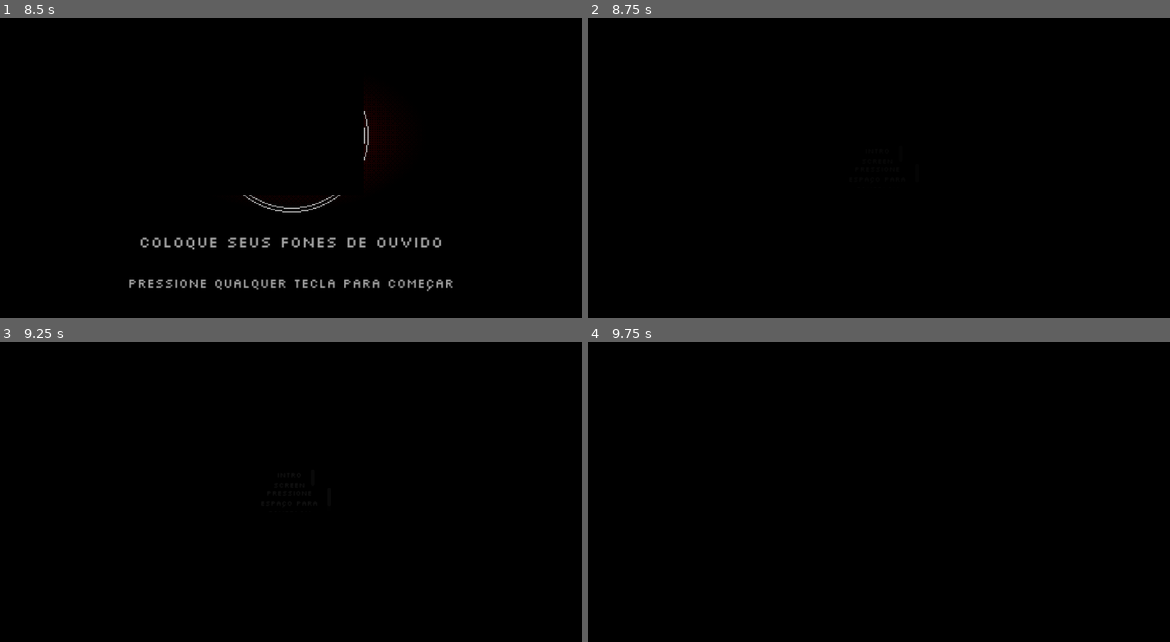
Above: before the commit, frames 1-4 (two rows, left to right).
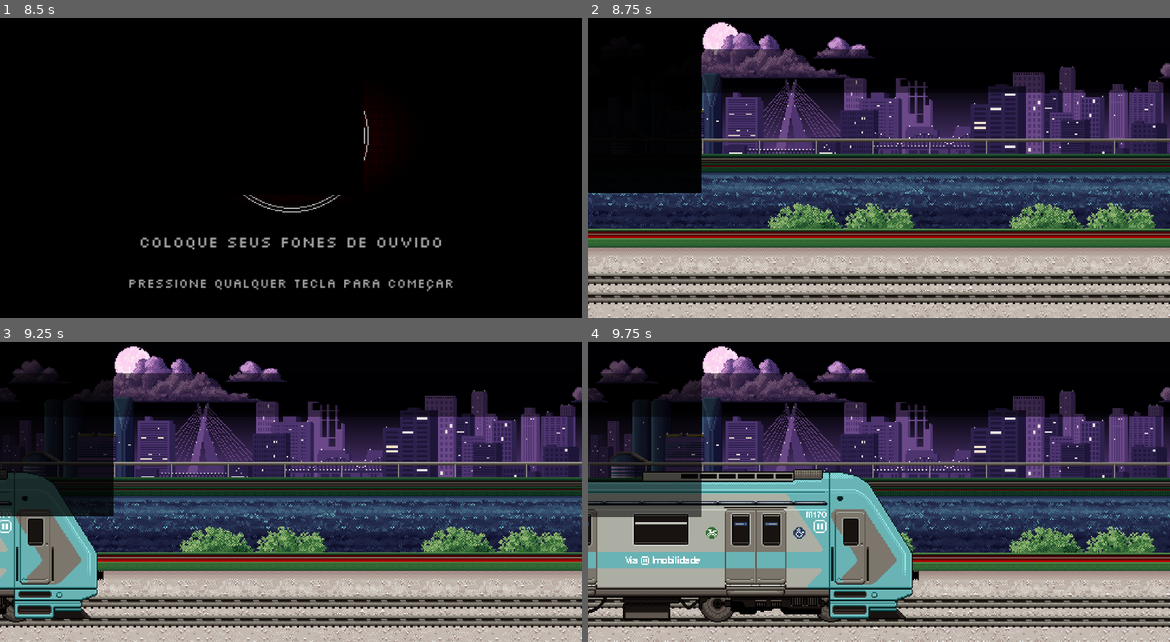
Above: after the commit, the same moments.

Repository: nawarian/imobilidade-urbana
Game: Godot game, scene res://game.tscn
The game is run twice, just before and just after one commit, with the same random seed, the same clock (stepped at 60 frames per second) and the same inputs.
Inputs:
- Up to frame 1 (8.5 s): tap Enter (ui_accept) at 0.5, 0.6, 0.77, 1.07, 1.35, 1.52, 1.82, 2.1, 2.85, 3.02, 3.32, 3.6, 3.77, 4.07, 4.25, 4.35, 4.52, 4.82, 5.1, 5.85, 6.02, 6.32, 6.6, 6.77, 7.07, 7.35, 7.52, 7.82, 8.1 s; hold Right (ui_right) 0.53-1.28 s; hold Left (ui_left) 1.28-2.03 s; hold Right (ui_right) 2.03-2.78 s; hold Up (ui_up) 2.78-3.53 s; hold Left (ui_left) 3.53-5.78 s; hold Right (ui_right) 5.78-6.53 s; hold Up (ui_up) 6.53-7.28 s; hold Right (ui_right) 7.28-8.03 s; hold Left (ui_left) from 8.03 s (still down)
- Up to frame 2 (8.75 s): keep holding Left (ui_left)
- Up to frame 3 (9.25 s): keep holding Left (ui_left); tap Space at 8.75 s; tap Enter (ui_accept) at 8.85, 9.02 s
- Up to frame 4 (9.75 s): tap Enter (ui_accept) at 9.32, 9.6 s; tap Space at 9.5 s; release Left (ui_left) at 9.53 s; hold Up (ui_up) from 9.53 s (still down)

Frame 1 is identical in both runs. In frame 2, 70% of the frame differs, in the area x 0-100%, y 1-100%; in frame 3, 73%; in frame 4, 73%.

Commit message:
save progress

Diff:
--- a/lang/translations.csv
+++ b/lang/translations.csv
@@ -1,3 +1,6 @@
 ID,pt_BR,en
 "ui.splash","[center]Pressione qualquer tecla para começar[/center]","[center]Press any key to start[/center]"
 "ui.put.headphones","[center]Coloque seus fones de ouvido[/center]","[center]Put your headphones on[/center]"
+"intro.text.0","[center]São Paulo, numa noite qualquer...[/center]","[center]São Paulo, any other night[/center]"
+"intro.text.1","[center]Enquanto uma parte da população dorme, outra volta pra casa no trenzão que rasga o silêncio da noite[/center]","[center]While a some citizens sleep, another returns to their homes in the train that cuts the silence of the night[/center]"
+"intro.text.2","[center]Até que...[/center]","[center]Until...[/center]"
--- a/scenes/intro/intro.gd
+++ /dev/null
@@ -1,7 +0,0 @@
-extends Control
-
-@onready var gameplay_scene: PackedScene = preload("res://scenes/gameplay/gameplay.tscn")
-
-func _process(delta):
-	if Input.is_action_just_released("ui_accept"):
-		SceneManager.change_to(gameplay_scene)
--- a/scenes/intro/intro.tscn
+++ b/scenes/intro/intro.tscn
@@ -1,6 +1,118 @@
-[gd_scene load_steps=2 format=3 uid="uid://b6ty6ioxqkwxm"]
-
-[ext_resource type="Script" path="res://scenes/intro/intro.gd" id="1_ttoj4"]
+[gd_scene load_steps=17 format=3 uid="uid://b6ty6ioxqkwxm"]
+
+[ext_resource type="Texture2D" uid="uid://dnlov4kcl7dl2" path="res://scenes/intro/parallax/fundo.png" id="2_qbncr"]
+[ext_resource type="Texture2D" uid="uid://mhcrr72r2i3y" path="res://scenes/intro/parallax/predios.png" id="3_eugmg"]
+[ext_resource type="Texture2D" uid="uid://dw23xcx5tcvmp" path="res://scenes/intro/parallax/train.png" id="3_qw5o6"]
+[ext_resource type="Texture2D" uid="uid://fw6vglh7qdgp" path="res://scenes/intro/parallax/lua.png" id="4_i3uoi"]
+[ext_resource type="Texture2D" uid="uid://b6uoj5jejwuj4" path="res://scenes/intro/parallax/nuvens.png" id="4_wbtre"]
+[ext_resource type="Texture2D" uid="uid://dowktwrocgw4b" path="res://scenes/intro/parallax/margem_oposta.png" id="5_l6ikx"]
+[ext_resource type="Texture2D" uid="uid://ciprbkukhhhjt" path="res://scenes/intro/parallax/rio.png" id="7_eup0l"]
+[ext_resource type="Texture2D" uid="uid://cfyp4tj0ncd1l" path="res://scenes/intro/parallax/ciclovia.png" id="7_q0hfg"]
+[ext_resource type="Texture2D" uid="uid://dfpea2ans8k7y" path="res://scenes/intro/parallax/arbustos.png" id="7_ttik3"]
+[ext_resource type="Texture2D" uid="uid://bds704qs2wsbe" path="res://scenes/intro/parallax/cascalho.png" id="8_fdl5a"]
+[ext_resource type="Texture2D" uid="uid://snxq2iqclu2e" path="res://scenes/intro/parallax/trilhos.png" id="11_vvfig"]
+[ext_resource type="Script" path="res://scenes/intro/train.gd" id="13_gi03u"]
+[ext_resource type="AudioStream" uid="uid://0kriutse3eiv" path="res://scenes/intro/intro-train-music.mp3" id="13_tdmau"]
+
+[sub_resource type="Animation" id="Animation_t7ijq"]
+resource_name = "train_intro"
+length = 25.0
+tracks/0/type = "value"
+tracks/0/imported = false
+tracks/0/enabled = true
+tracks/0/path = NodePath("ParallaxBackground/TextOverlay/Control/RichTextLabel:text")
+tracks/0/interp = 1
+tracks/0/loop_wrap = true
+tracks/0/keys = {
+"times": PackedFloat32Array(0, 6.33333, 9.9),
+"transitions": PackedFloat32Array(1, 1, 1),
+"update": 1,
+"values": ["intro.text.01", "intro.text.02", "intro.text.03"]
+}
+tracks/1/type = "value"
+tracks/1/imported = false
+tracks/1/enabled = true
+tracks/1/path = NodePath("ParallaxBackground/TextOverlay/Control:modulate:a")
+tracks/1/interp = 1
+tracks/1/loop_wrap = true
+tracks/1/keys = {
+"times": PackedFloat32Array(0, 1.9, 2.56667, 6.26667, 8.1, 9.73333, 11.4667),
+"transitions": PackedFloat32Array(1, 1, 1, 1, 1, 1, 1),
+"update": 0,
+"values": [0.0, 0.0, 1.0, 0.0, 1.0, 0.0, 1.0]
+}
+tracks/2/type = "audio"
+tracks/2/imported = false
+tracks/2/enabled = true
+tracks/2/path = NodePath("ParallaxBackground/TextOverlay/bgm")
+tracks/2/interp = 1
+tracks/2/loop_wrap = true
+tracks/2/keys = {
+"clips": [{
+"end_offset": 0.0,
+"start_offset": 0.0,
+"stream": ExtResource("13_tdmau")
+}],
+"times": PackedFloat32Array(0)
+}
+tracks/2/use_blend = true
+tracks/3/type = "value"
+tracks/3/imported = false
+tracks/3/enabled = true
+tracks/3/path = NodePath("ParallaxBackground/TextOverlay/bgm:volume_db")
+tracks/3/interp = 1
+tracks/3/loop_wrap = true
+tracks/3/keys = {
+"times": PackedFloat32Array(0, 1.93333),
+"transitions": PackedFloat32Array(1, 1),
+"update": 0,
+"values": [-22.486, 0.0]
+}
+
+[sub_resource type="Animation" id="Animation_b1g0v"]
+length = 0.001
+tracks/0/type = "value"
+tracks/0/imported = false
+tracks/0/enabled = true
+tracks/0/path = NodePath("ParallaxBackground/TextOverlay/Control/RichTextLabel:text")
+tracks/0/interp = 1
+tracks/0/loop_wrap = true
+tracks/0/keys = {
+"times": PackedFloat32Array(0),
+"transitions": PackedFloat32Array(1),
+"update": 1,
+"values": [""]
+}
+tracks/1/type = "value"
+tracks/1/imported = false
+tracks/1/enabled = true
+tracks/1/path = NodePath("ParallaxBackground/TextOverlay/Control:modulate:a")
+tracks/1/interp = 1
+tracks/1/loop_wrap = true
+tracks/1/keys = {
+"times": PackedFloat32Array(0),
+"transitions": PackedFloat32Array(1),
+"update": 1,
+"values": [1.0]
+}
+tracks/2/type = "value"
+tracks/2/imported = false
+tracks/2/enabled = true
+tracks/2/path = NodePath("ParallaxBackground/TextOverlay/bgm:volume_db")
+tracks/2/interp = 1
+tracks/2/loop_wrap = true
+tracks/2/keys = {
+"times": PackedFloat32Array(0),
+"transitions": PackedFloat32Array(1),
+"update": 0,
+"values": [0.0]
+}
+
+[sub_resource type="AnimationLibrary" id="AnimationLibrary_a48ru"]
+_data = {
+"RESET": SubResource("Animation_b1g0v"),
+"train_intro": SubResource("Animation_t7ijq")
+}
 
 [node name="Intro" type="Control"]
 layout_mode = 3
@@ -9,36 +121,146 @@
 anchor_bottom = 1.0
 grow_horizontal = 2
 grow_vertical = 2
-script = ExtResource("1_ttoj4")
-
-[node name="RichTextLabel" type="RichTextLabel" parent="."]
-layout_mode = 1
-anchors_preset = 8
-anchor_left = 0.5
-anchor_top = 0.5
-anchor_right = 0.5
-anchor_bottom = 0.5
-offset_left = -52.0
-offset_top = -20.0
-offset_right = 52.0
-offset_bottom = 20.0
+
+[node name="ParallaxBackground" type="ParallaxBackground" parent="."]
+
+[node name="Fundo" type="ParallaxLayer" parent="ParallaxBackground"]
+motion_scale = Vector2(0, 0)
+motion_mirroring = Vector2(1280, 0)
+
+[node name="Sprite2D" type="Sprite2D" parent="ParallaxBackground/Fundo"]
+position = Vector2(640, 360)
+scale = Vector2(0.65, 0.65)
+texture = ExtResource("2_qbncr")
+
+[node name="Lua" type="ParallaxLayer" parent="ParallaxBackground"]
+motion_scale = Vector2(0.01, 0.01)
+motion_mirroring = Vector2(1280, 0)
+
+[node name="Sprite2D" type="Sprite2D" parent="ParallaxBackground/Lua"]
+position = Vector2(840, 360)
+scale = Vector2(0.65, 0.65)
+texture = ExtResource("4_i3uoi")
+
+[node name="Nuvens" type="ParallaxLayer" parent="ParallaxBackground"]
+motion_scale = Vector2(0.3, 0.3)
+motion_mirroring = Vector2(1280, 0)
+
+[node name="Sprite2D" type="Sprite2D" parent="ParallaxBackground/Nuvens"]
+position = Vector2(640, 360)
+scale = Vector2(0.65, 0.65)
+texture = ExtResource("4_wbtre")
+
+[node name="Predios" type="ParallaxLayer" parent="ParallaxBackground"]
+motion_scale = Vector2(0.4, 0.4)
+motion_mirroring = Vector2(1280, 0)
+
+[node name="Sprite2D" type="Sprite2D" parent="ParallaxBackground/Predios"]
+position = Vector2(640, 360)
+scale = Vector2(0.65, 0.65)
+texture = ExtResource("3_eugmg")
+
+[node name="Margem" type="ParallaxLayer" parent="ParallaxBackground"]
+motion_scale = Vector2(0.4, 0.4)
+motion_mirroring = Vector2(1280, 0)
+
+[node name="Sprite2D" type="Sprite2D" parent="ParallaxBackground/Margem"]
+position = Vector2(640, 360)
+scale = Vector2(0.65, 0.65)
+texture = ExtResource("5_l6ikx")
+
+[node name="Rio" type="ParallaxLayer" parent="ParallaxBackground"]
+motion_scale = Vector2(0.5, 0.5)
+motion_mirroring = Vector2(1280, 0)
+
+[node name="Sprite2D" type="Sprite2D" parent="ParallaxBackground/Rio"]
+position = Vector2(640, 360)
+scale = Vector2(0.65, 0.65)
+texture = ExtResource("7_eup0l")
+
+[node name="Arbustos" type="ParallaxLayer" parent="ParallaxBackground"]
+motion_scale = Vector2(0.6, 0.6)
+motion_mirroring = Vector2(1280, 0)
+
+[node name="Sprite2D" type="Sprite2D" parent="ParallaxBackground/Arbustos"]
+position = Vector2(640, 360)
+scale = Vector2(0.65, 0.65)
+texture = ExtResource("7_ttik3")
+
+[node name="Ciclovia" type="ParallaxLayer" parent="ParallaxBackground"]
+motion_scale = Vector2(0.6, 0.6)
+motion_mirroring = Vector2(1280, 0)
+
+[node name="Sprite2D" type="Sprite2D" parent="ParallaxBackground/Ciclovia"]
+position = Vector2(640, 360)
+scale = Vector2(0.65, 0.65)
+texture = ExtResource("7_q0hfg")
+
+[node name="Cascalho" type="ParallaxLayer" parent="ParallaxBackground"]
+motion_scale = Vector2(0.8, 0.8)
+motion_mirroring = Vector2(1280, 0)
+
+[node name="Sprite2D" type="Sprite2D" parent="ParallaxBackground/Cascalho"]
+position = Vector2(640, 360)
+scale = Vector2(0.65, 0.65)
+texture = ExtResource("8_fdl5a")
+
+[node name="Trilhos" type="ParallaxLayer" parent="ParallaxBackground"]
+motion_scale = Vector2(0.8, 0.8)
+motion_mirroring = Vector2(1280, 0)
+
+[node name="Sprite2D" type="Sprite2D" parent="ParallaxBackground/Trilhos"]
+position = Vector2(640, 360)
+scale = Vector2(0.65, 0.65)
+texture = ExtResource("11_vvfig")
+
+[node name="TextOverlay" type="ParallaxLayer" parent="ParallaxBackground"]
+motion_scale = Vector2(0, 0)
+
+[node name="TrainIntro" type="AnimationPlayer" parent="ParallaxBackground/TextOverlay"]
+root_node = NodePath("../../..")
+libraries = {
+"": SubResource("AnimationLibrary_a48ru")
+}
+
+[node name="Control" type="Control" parent="ParallaxBackground/TextOverlay"]
+layout_mode = 3
+anchors_preset = 15
+anchor_right = 1.0
+anchor_bottom = 1.0
 grow_horizontal = 2
 grow_vertical = 2
+
+[node name="ColorRect" type="ColorRect" parent="ParallaxBackground/TextOverlay/Control"]
+modulate = Color(1, 1, 1, 0.470588)
+layout_mode = 0
+offset_left = -552.0
+offset_top = 128.0
+offset_right = 1832.0
+offset_bottom = 224.0
+color = Color(0, 0, 0, 1)
+
+[node name="RichTextLabel" type="RichTextLabel" parent="ParallaxBackground/TextOverlay/Control"]
+layout_mode = 0
+offset_left = 64.0
+offset_top = 152.0
+offset_right = 1216.0
+offset_bottom = 272.0
+theme_override_font_sizes/normal_font_size = 34
 bbcode_enabled = true
-text = "[center]Intro screen[/center]"
-
-[node name="RichTextLabel2" type="RichTextLabel" parent="."]
-layout_mode = 1
-anchors_preset = 8
-anchor_left = 0.5
-anchor_top = 0.5
-anchor_right = 0.5
-anchor_bottom = 0.5
-offset_left = -88.0
-offset_top = 20.0
-offset_right = 88.0
-offset_bottom = 72.0
-grow_horizontal = 2
-grow_vertical = 2
-bbcode_enabled = true
-text = "[center]Pressione ESPAÇO para gameplay[/center]"
+
+[node name="bgm" type="AudioStreamPlayer2D" parent="ParallaxBackground/TextOverlay"]
+
+[node name="Train" type="Sprite2D" parent="."]
+position = Vector2(-680, 492)
+scale = Vector2(0.65, 0.65)
+texture = ExtResource("3_qw5o6")
+hframes = 3
+vframes = 3
+frame = 2
+script = ExtResource("13_gi03u")
+
+[node name="Camera2D" type="Camera2D" parent="Train"]
+offset = Vector2(550, -130)
+limit_left = 0
+limit_top = 0
--- /dev/null
+++ b/scenes/intro/train.gd
@@ -0,0 +1,20 @@
+extends Sprite2D
+
+@export var train_speed: float = 999.0
+
+var exploded: bool = false
+
+func loop_bump():
+	if exploded:
+		return
+
+	var bump_tween = create_tween()
+	bump_tween.tween_property(self, "position:y", self.position.y + 5, 200.0 / float(train_speed))
+	bump_tween.tween_property(self, "position:y", self.position.y, 200.0 / float(train_speed))
+	bump_tween.tween_callback(loop_bump)
+
+func _ready():
+	loop_bump()
+
+func _process(delta):
+	self.position.x += delta * train_speed
Not shown, removed: assets/bgm/intro-train-music.mp3.import
Binary file changed: lang/translations.en.translation
Binary file changed: lang/translations.pt_BR.translation
Not shown, added: scenes/intro/intro-train-music.mp3.import
Renamed: assets/sprites/intro/arbustos.png -> scenes/intro/parallax/arbustos.png
Not shown, changed: scenes/intro/parallax/arbustos.png.import
Renamed: assets/sprites/intro/brilho_lua.png -> scenes/intro/parallax/brilho_lua.png
Not shown, changed: scenes/intro/parallax/brilho_lua.png.import
Renamed: assets/sprites/intro/brilho_luaMultiple.png -> scenes/intro/parallax/brilho_luaMultiple.png
Not shown, changed: scenes/intro/parallax/brilho_luaMultiple.png.import
Renamed: assets/sprites/intro/cascalho.png -> scenes/intro/parallax/cascalho.png
Not shown, changed: scenes/intro/parallax/cascalho.png.import
(and 29 more such lines)
